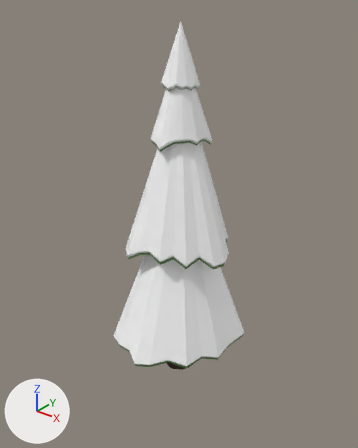
An edit to the glTF model assets/models/trees/tree_snow1.glb, drawn before and after from the same camera.
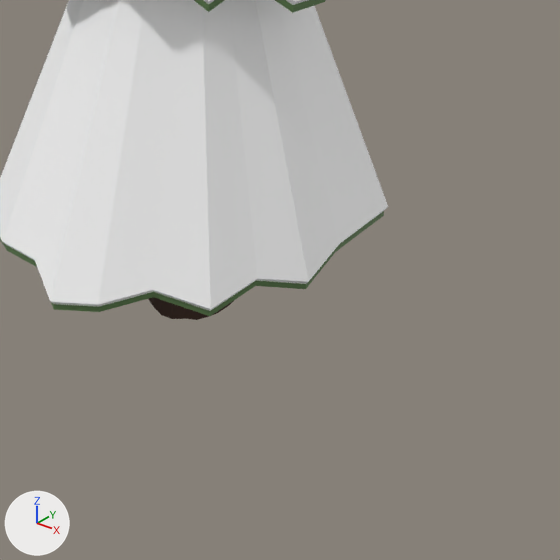
Old and new are each drawn whole from a camera (50 mm lens) standing at (3.12, -3.93, 4.35) and looking at (-0.13, 0.14, 1.82) and again close up on the part from 33% to 84% of the width and 59% to 100% of the height. The axes (+X, +Y, +Z) are drawn at lower left. The lights are the same throughout. The first two pictures are the older version. Vertices at exactly the same position are counted once.
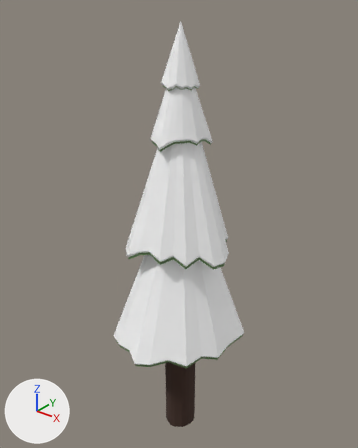
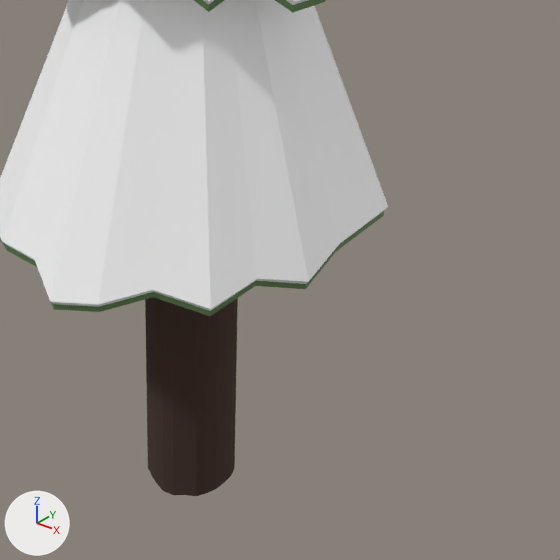
Patch to the scene script:
```diff
--- a/assets/models/trees/tree_snow1.glb.py
+++ b/assets/models/trees/tree_snow1.glb.py
@@ me_cylinder @@
 # used by ob_cylinder; location = (0.0, 0.0, 0.0)
-me_cylinder.from_pydata(...)  # 534 vertices, 1064 faces; spans x -0.81..0.7, y -0.82..0.82, z -0.03..4.03
+me_cylinder.from_pydata(...)  # 534 vertices, 1064 faces; spans x -0.81..0.7, y -0.82..0.82, z -1.03..4.03
+# me_cylinder part 1: 25 of the vertices in x -0.19..0.19, y -0.2..0.19, z -0.03..-0.02 are moved by (0.0, 0.0, -1.0)
 me_cylinder.materials.append(mat_material_001)
```

Boxes [x1, y1, x2, y2] around the edits, measured in the close-ups (560 x 560 px; the box of a moved part takes in the faces that stretch with it):
'Cylinder', reshaped: before [0, 0, 388, 320]; after [0, 0, 388, 496]
part 1 of me_cylinder, moved or reshaped: before [148, 299, 231, 320]; after [145, 298, 238, 496]
